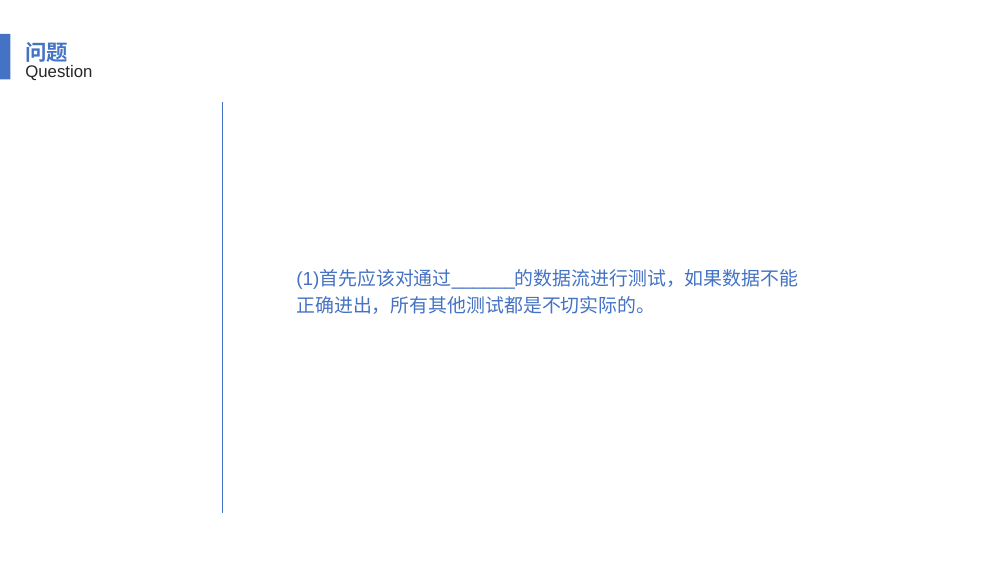
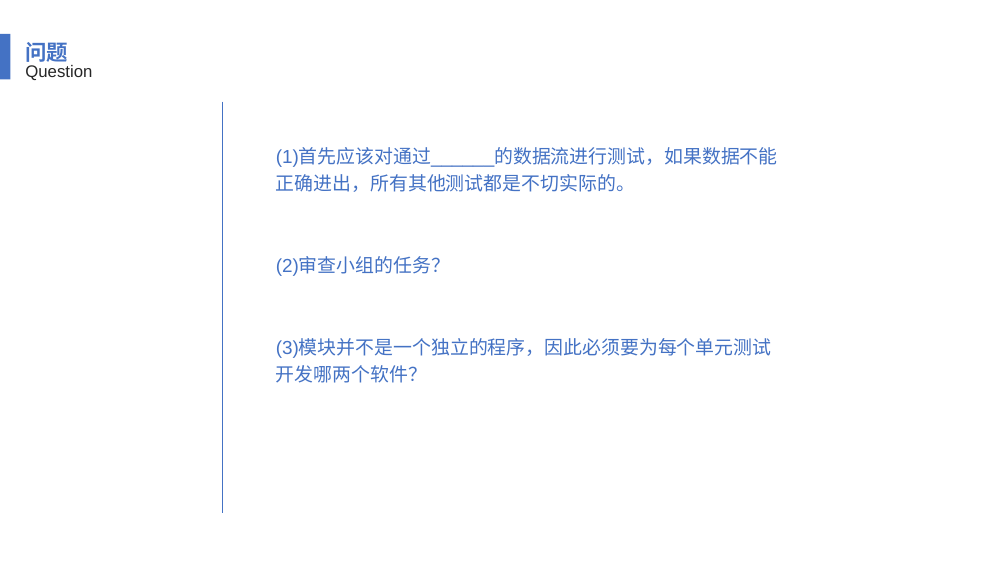
Before and after one commit to SE2018-G11/Chat-helper, a slide deck: slide 23 of 翻转课堂1.pptx (slide 35 before the commit). Drawn at 1008x567 pixels with LibreOffice and Linux fonts; fonts in the diff are those of the drawing. Boxes give left, top, right and bottom in pixels: in the first picture for what was removed or moved away, otherwise in the second. Text is boxed around its words. In the diff, an @@ line names an element or a change of style, - is before the commit and + after.

```diff
--- a/翻转课堂1.pptx
+++ b/翻转课堂1.pptx
@@ text "(1)首先应该对通过______的数据流进行测试，如果数据不能正确进出，所有其他测试都是不切实际的。": place and size @@
-text "(1)首先应该对通过______的数据流进行测试，如果数据不能正确进出，所有其他测试都是不切实际的。" at [296,270,798,314]
+text "(1)首先应该对通过______的数据流进行测试，如果数据不能正确进出，所有其他测试都是不切实际的。" at [276,148,778,383]
@@ text at [276,257,772,383]: paragraphs added @@
+(2)审查小组的任务？
+(3)模块并不是一个独立的程序，因此必须要为每个单元测试开发哪两个软件？
```
Also in this commit, not shown: 14 other slides changed, 14 slides removed.
